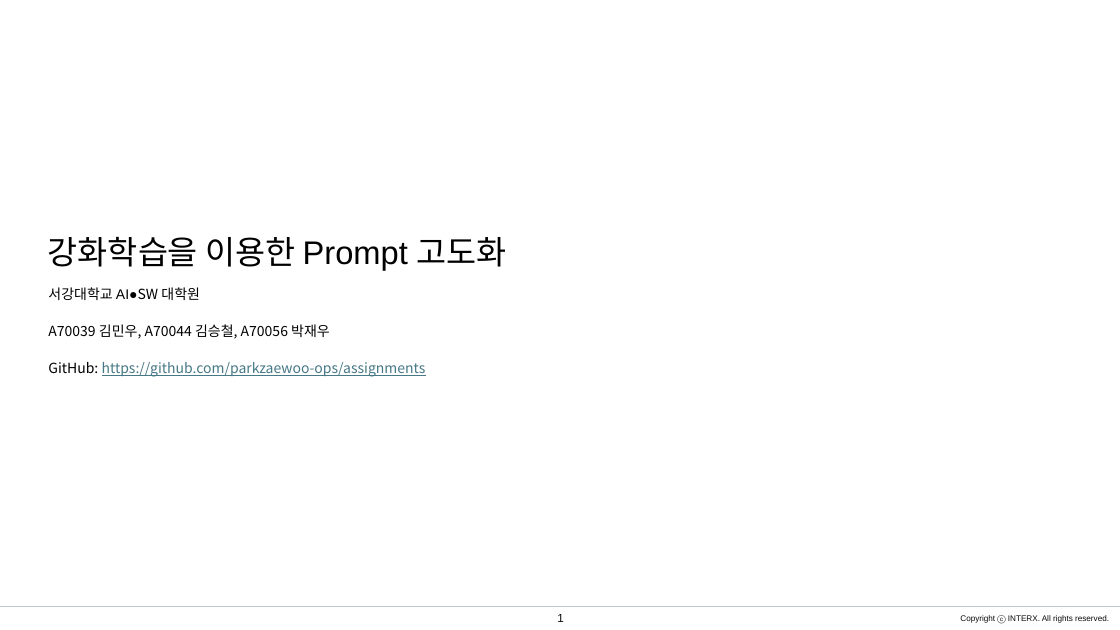
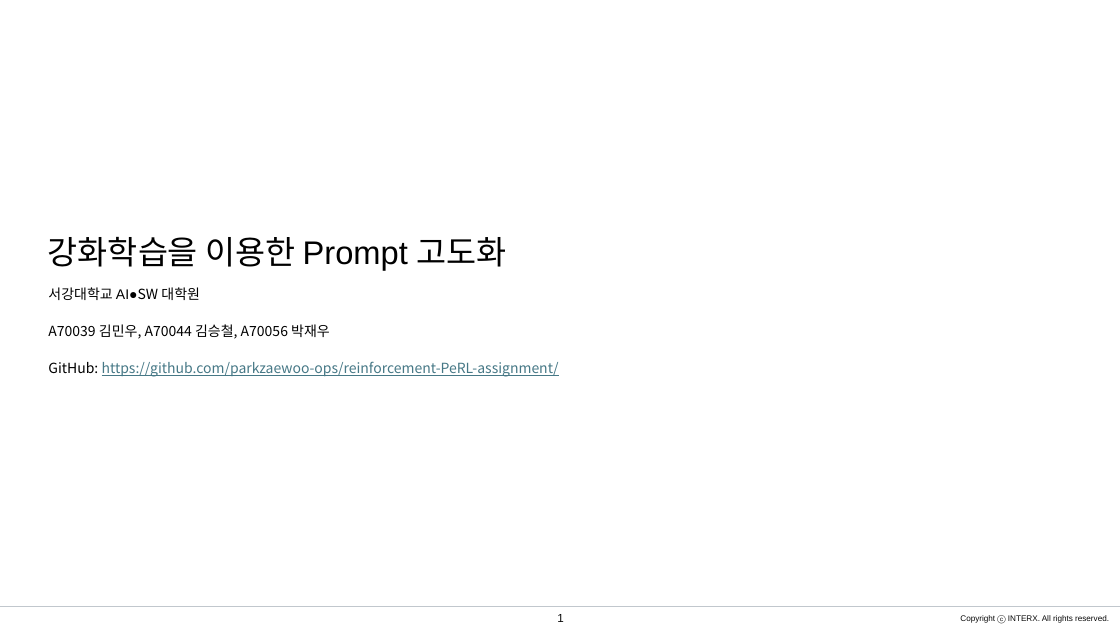
Before and after one commit to parkzaewoo-ops/reinforcement-PeRL-assignment, a slide deck: slide 1 of presentation/presentation.pptx. Drawn at 1120x630 pixels with LibreOffice and Linux fonts; fonts in the diff are those of the drawing; background and template pictures are left out. Boxes give left, top, right and bottom in pixels: in the first picture for what was removed or moved away, otherwise in the second. Text is boxed around its words. In the diff, an @@ line names an element or a change of style, - is before the commit and + after.

Commit message:
Update presentation/presentation.pptx from Google Drive

```diff
--- a/presentation/presentation.pptx
+++ b/presentation/presentation.pptx
@@ text at [48, 361, 559, 377]: text changed @@
-GitHub: https://github.com/parkzaewoo-ops/assignments
+GitHub: https://github.com/parkzaewoo-ops/reinforcement-PeRL-assignment/
```
